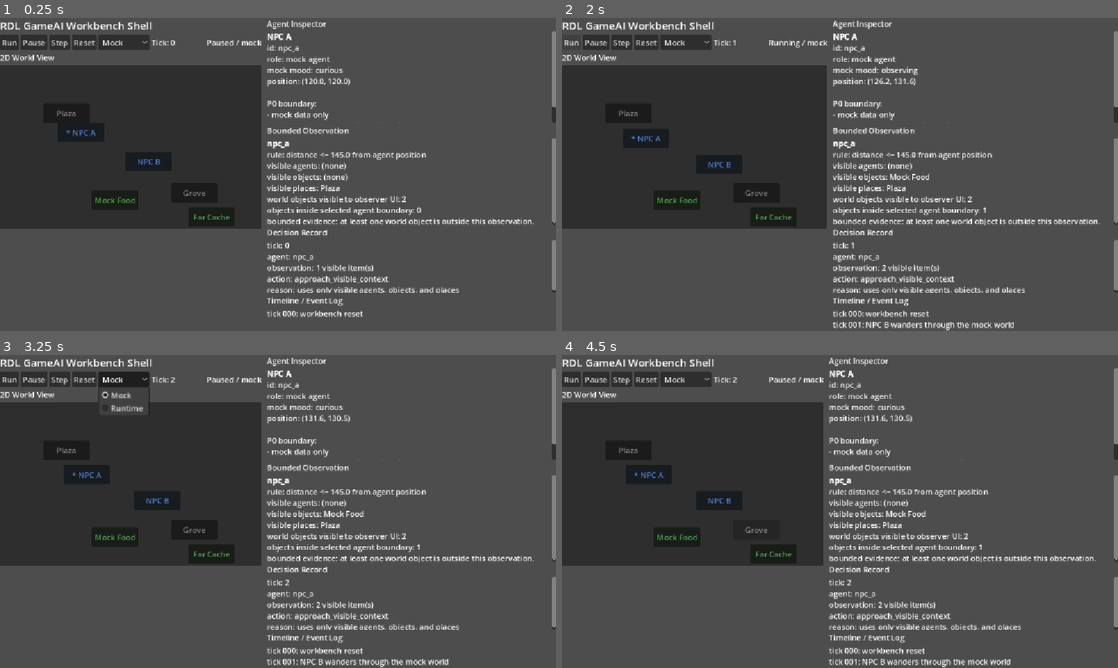
Above: before the commit, frames 1-4 (two rows, left to right).
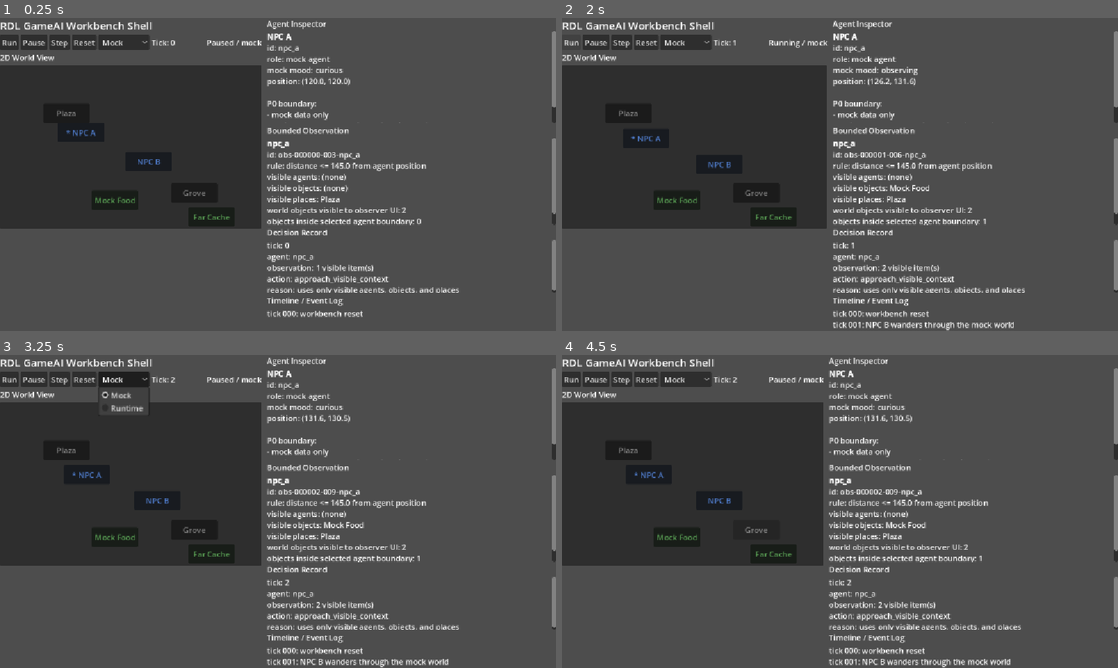
Above: after the commit, the same moments.

Repository: RDL-Labs/RDL_GameAI_Lab
Game: Godot game, scene res://scenes/main.tscn
Two runs of this game, one before a commit and one after it. Both use one fixed random seed, a clock stepped at 60 frames per second and the inputs below.
Inputs:
- Up to frame 1 (0.25 s): no input
- Up to frame 2 (2 s): click "Reset" at 0.5 s; click "Run" at 1.25 s
- Up to frame 3 (3.25 s): click "Step" at 2 s; click "Mock" at 2.75 s
- Up to frame 4 (4.5 s): click "Plaza" at 3.5 s; click "Grove" at 4.25 s

The runs differ from the first frame. In frame 1, 2.0% of the frame differs, in the area x 48-100%, y 42-67%; in frame 2, 2.0%; in frame 3, 2.0%; in frame 4, 2.0%.

Commit message:
Add observation instance IDs

Diff:
--- a/godot/rdl-game-ai-workbench/scripts/mock_state_provider.gd
+++ b/godot/rdl-game-ai-workbench/scripts/mock_state_provider.gd
@@ -74,9 +74,11 @@
 var decision_records = []
 var action_offsets = {}
 var resolution_records = []
+var observation_seq = 0
 
 func reset():
 	tick = 0
+	observation_seq = 0
 	agents = []
 	for agent in INITIAL_AGENTS:
 		agents.append(agent.duplicate(true))
@@ -149,6 +151,7 @@
 			visible_places.append(place.duplicate(true))
 
 	return {
+		"observation_id": _next_observation_id(agent_id),
 		"tick": tick,
 		"agent_id": agent_id,
 		"perception_rule": "distance <= %.1f from agent position" % PERCEPTION_RADIUS,
@@ -243,7 +246,7 @@
 		before_position,
 		after_position,
 		before_observation,
-		"obs-%06d-%s" % [tick, agent_id]
+		subsequent_observation.get("observation_id", "")
 	)
 
 func _record_resolution(agent_id, action_type, target_id, note, before_position = null, after_position = null, source_observation_id = "", subsequent_observation_id = ""):
@@ -278,3 +281,7 @@
 		if object_data.get("id", "") == object_id:
 			return object_data
 	return {}
+
+func _next_observation_id(agent_id):
+	observation_seq += 1
+	return "obs-%06d-%03d-%s" % [tick, observation_seq, agent_id]
--- a/godot/rdl-game-ai-workbench/scripts/workbench_main.gd
+++ b/godot/rdl-game-ai-workbench/scripts/workbench_main.gd
@@ -333,6 +333,7 @@
 	var visible_object_count = observation["visible_objects"].size()
 	observation_text.text = ""
 	observation_text.append_text("[b]%s[/b]\n" % selected_agent_id)
+	observation_text.append_text("id: %s\n" % observation.get("observation_id", "?"))
 	observation_text.append_text("rule: %s\n" % observation["perception_rule"])
 	observation_text.append_text("visible agents: %s\n" % _labels_for(observation["visible_agents"]))
 	observation_text.append_text("visible objects: %s\n" % _labels_for(observation["visible_objects"]))
@@ -419,6 +420,7 @@
 	var origin = agent.get("position", Vector2.ZERO)
 
 	return {
+		"observation_id": observation.get("observation_id", ""),
 		"tick": observation["tick"],
 		"agent_id": agent_id,
 		"observation": {
--- a/godot/rdl-game-ai-workbench/tests/p2_interaction_loop_check.gd
+++ b/godot/rdl-game-ai-workbench/tests/p2_interaction_loop_check.gd
@@ -9,6 +9,7 @@
 	var before_agent = provider.get_agent("npc_b")
 	var before_position = before_agent["position"]
 	var before_observation = provider.get_observation("npc_b")
+	var source_observation_id = before_observation["observation_id"]
 	var visible_food = false
 	for item in before_observation["visible_objects"]:
 		if item.get("id", "") == "food_01":
@@ -25,7 +26,7 @@
 			"target_id": "food_01"
 		},
 		"inspection": {
-			"observation_id": "obs-000000-npc_b"
+			"observation_id": source_observation_id
 		}
 	}
 
@@ -40,6 +41,9 @@
 	if resolution.get("subsequent_observation_id", "") == "":
 		_fail("expected resolution to record subsequent observation id")
 		return
+	if resolution.get("subsequent_observation_id", "") == source_observation_id:
+		_fail("expected subsequent observation id to differ from source observation id")
+		return
 	if after_observation["tick"] != resolution["tick"]:
 		_fail("expected subsequent observation to be generated from the resolution tick")
 		return
Not shown, changed: docs/experiment-contracts/P1_bounded_perception_contract.md
Not shown, changed: docs/experiment-contracts/P2_interaction_loop_contract.md
Not shown, changed: docs/experiment-evidence/P2_interaction_loop_evidence.md
Not shown, changed: runtime/README.md
Not shown, changed: runtime/core.py
Not shown, changed: tests/test_runtime_core.py
